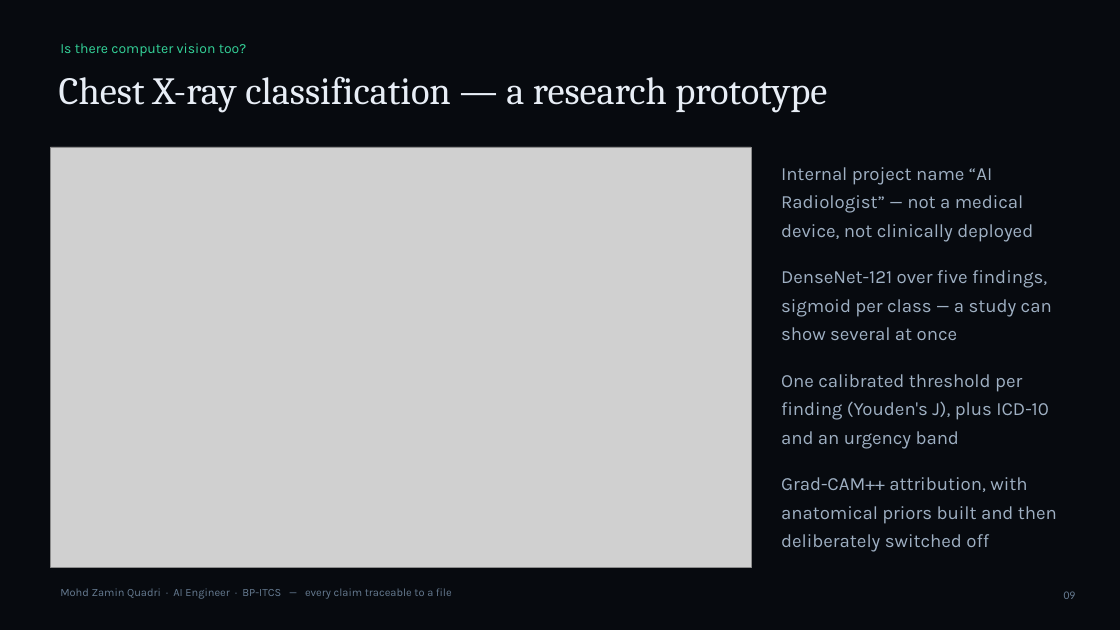
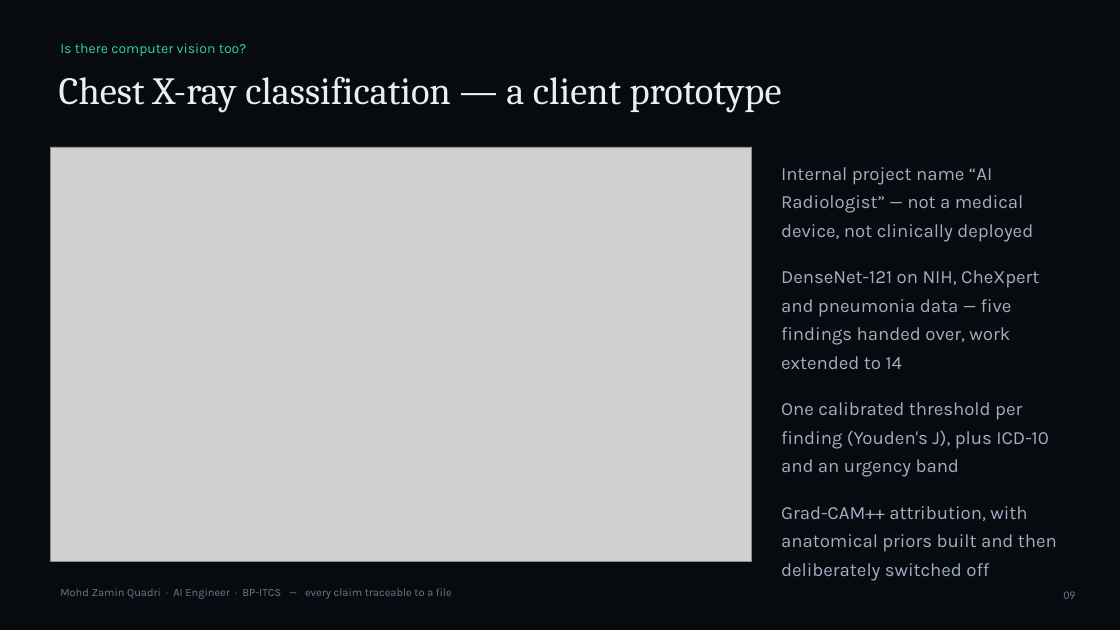
Before and after one commit to mzquadri/ai-engineering-portfolio, a slide deck: slide 9 of presentation/ai-engineering-portfolio.pptx. Drawn at 1120x630 pixels with LibreOffice and Linux fonts; fonts in the diff are those of the drawing; grey boxes stand for pictures. Boxes give left, top, right and bottom in pixels: in the first picture for what was removed or moved away, otherwise in the second. Text is boxed around its words. In the diff, an @@ line names an element or a change of style, - is before the commit and + after.

```diff
--- a/presentation/ai-engineering-portfolio.pptx
+++ b/presentation/ai-engineering-portfolio.pptx
@@ text at (59,76,782,113): text changed @@
-Chest X-ray classification — a research prototype
+Chest X-ray classification — a client prototype
@@ picture: place and size @@
-picture at (50,147,751,567)
+picture at (50,147,752,561)
@@ text at (781,270,1039,369): text changed @@
-DenseNet-121 over five findings, sigmoid per class — a study can show several at once
+DenseNet-121 on NIH, CheXpert and pneumonia data — five findings handed over, work extended to 14
```
Also in this commit, not shown: 26 other files.
